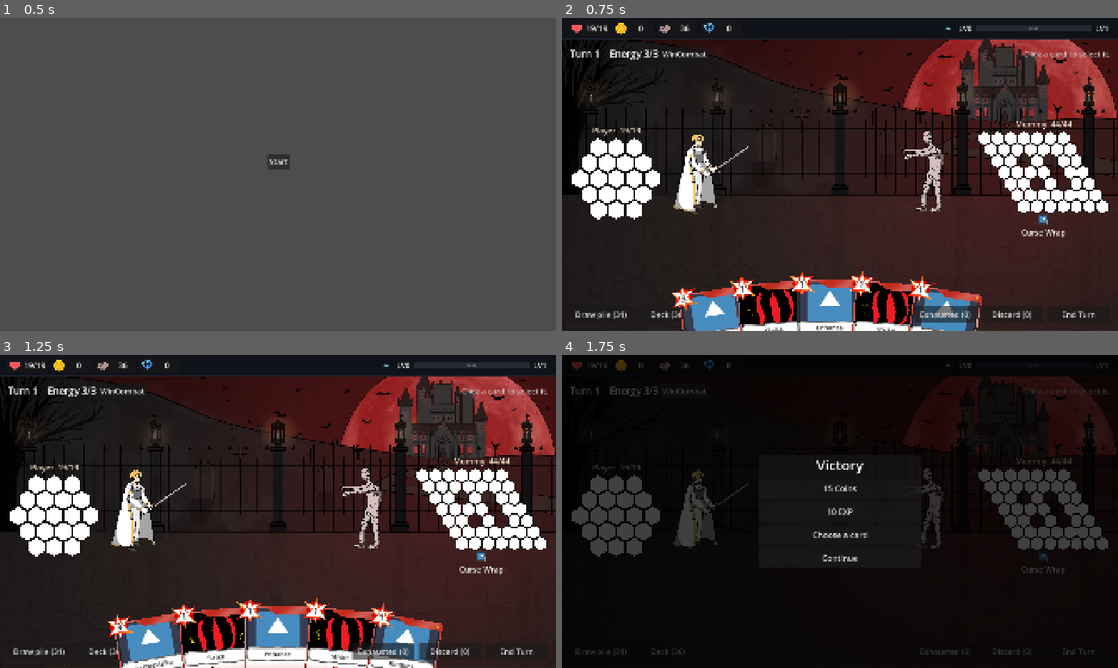
Above: before the commit, frames 1-4 (two rows, left to right).
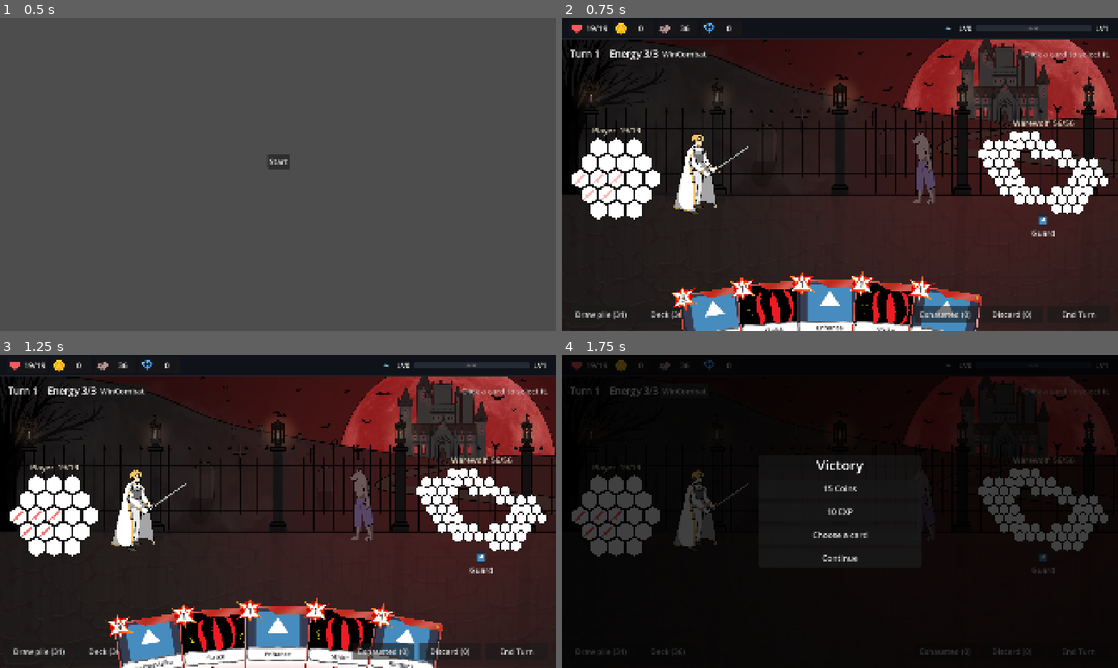
Above: after the commit, the same moments.

Repository: himaiayas/hex-sts
Game: Godot game, scene res://scenes/mainmenu.tscn
Two runs of this game, one before a commit and one after it. Both use one fixed random seed, a clock stepped at 60 frames per second and the inputs below. The engine's default icon, where the game draws it, is replaced by a stand-in: a white triangle on a blue panel in a dark square.
Inputs:
- Up to frame 1 (0.5 s): no input
- Up to frame 2 (0.75 s): click "Start" at 0.5 s
- Up to frame 3 (1.25 s): no input
- Up to frame 4 (1.75 s): click "WinCombat" at 1.25 s

Frame 1 is identical in both runs. In frame 2, 4.1% of the frame differs, in the area x 2-99%, y 32-71%; in frame 3, 4.1%; in frame 4, 2.9%.

Commit message:
feat: add Warewolf's Human and Wolf forms

Diff:
--- a/scripts/combat/combat_scene.gd
+++ b/scripts/combat/combat_scene.gd
@@ -632,6 +632,8 @@
 					self_intents.append(intent)
 		_enemy_views[i].intents = self_intents
 		_enemy_views[i].refresh()
+		if enemy:
+			_enemy_images[i].modulate = enemy.tint
 	_player_view.intents = player_intents
 	_set_aim(aim)
 	_player_view.refresh()
@@ -725,12 +727,12 @@
 
 ## The enemy being built, fought in every normal and elite room (and on F6) until it's done.
 ## null = the usual line-ups.
-static var testing: Script = Mummy
+static var testing: Script = Warewolf
 
 ## Each floor's monsters: NORMALS[0] / ELITES[0] are floor 1. Floors past the end reuse the last one.
 static var NORMALS: Array = [
 	[Slime, Goblin, Vermin, Hound, Ogre, MagicGolem, DarkElf, Griffin],
-	[Skeleton, Bat, Zombie, JackOLantern, LilGhost, Mummy],
+	[Skeleton, Bat, Zombie, JackOLantern, LilGhost, Mummy, Warewolf],
 ]
 static var ELITES: Array = [[Hydra], [Frangenstein]]
 
--- a/scripts/enemies/base_enemy.gd
+++ b/scripts/enemies/base_enemy.gd
@@ -4,6 +4,7 @@
 var sprite: Texture2D
 var idle_frames: Array[Texture2D] = []  # looped instead of sprite when set (bosses)
 var image_size := Vector2(300, 300)  # the sprite's slot in combat
+var tint := Color.WHITE  # multiplies the sprite, e.g. the Warewolf's Wolf form
 ## Where its moves' hit images play, in global coords at 1920x1080. Empty = over the target's grid.
 ## ponytail: fixed for 16:9; derive it from the sprites' positions if wider screens need it.
 var hit_vfx_area := Rect2()
--- a/scripts/enemies/enemy_check.gd
+++ b/scripts/enemies/enemy_check.gd
@@ -1,6 +1,6 @@
 extends SceneTree
 
-## Headless check for BaseEnemy / Slime / Goblin / Vermin / Hound / Ogre / Magic Golem / Dark Elf / Griffin / Hydra / Skeleton / Bat / Zombie / Frangenstein / Jack O Lantern / Lil Ghost / Mummy / Dragon / Dracula / Ramiel. Exit code = number of failures.
+## Headless check for BaseEnemy / Slime / Goblin / Vermin / Hound / Ogre / Magic Golem / Dark Elf / Griffin / Hydra / Skeleton / Bat / Zombie / Frangenstein / Jack O Lantern / Lil Ghost / Mummy / Warewolf / Dragon / Dracula / Ramiel. Exit code = number of failures.
 ## godot --headless --path . -s res://scripts/enemies/enemy_check.gd
 
 var _failures := 0
@@ -50,6 +50,7 @@
 	await _check_jack(combat)
 	await _check_lil_ghost(combat)
 	await _check_mummy(combat)
+	await _check_warewolf(combat)
 	await _check_dragon(combat)
 	await _check_dracula(combat)
 	await _check_ramiel(combat)
@@ -732,6 +733,57 @@
 			landed += 1
 	combat.playing = null
 	_check(landed == 2, "wrapped should halve the first card again next turn")
+
+
+
+func _check_warewolf(combat: CombatState) -> void:
+	var wolf := Warewolf.new()
+	combat.enemies = [wolf]
+	var player := combat.player
+
+	# Guard (Shield 10 + Hit 5, normal colour) -> Howl & Maul (Strength 1, then Hit 12, red), looped.
+	var names: Array[String] = []
+	for i in 4:
+		_heal(player)
+		_heal(wolf)
+		wolf.plan(combat)
+		var action := wolf.intent_actions[0]
+		names.append(action.action_name)
+		var hit := _covered(player, action.parts[0])
+		var strength := wolf.power_amount(StrengthPower)
+		_check(wolf.tint == (Warewolf.WOLF_TINT if action is WarewolfWolf else Color.WHITE), "warewolf tint doesn't match its form")
+		var full := action is WarewolfWolf
+		_check(wolf.power_amount(FullMoonPower) == int(full) and wolf.power_amount(NewMoonPower) == int(not full), "warewolf should have only %s" % ("Full Moon" if full else "New Moon"))
+		await wolf.take_turn(combat)
+		if action is WarewolfHuman:
+			_check(_cells_with(wolf, Enum.HealthTileEnum.SHIELDED) == WarewolfHuman.SHIELDS, "guard should shield 10")
+			_check(_cells_with(player, Enum.HealthTileEnum.DAMAGED) == hit.size(), "guard didn't damage what its intent showed")
+		else:
+			_check(wolf.power_amount(StrengthPower) == strength + WarewolfWolf.HOWL, "howl should give 1 Strength")
+			_check(hit.all(func(c: Vector2i) -> bool: return player.health[c].hp == Enum.HealthTileEnum.DAMAGED), "maul missed its intent")
+	_check(names == ["Guard", "Howl & Maul", "Guard", "Howl & Maul"], "warewolf order: %s" % [names])
+
+	# Wolf form: the first hit of each Attack card also hits 3 more tiles. Not in Human form, not other cards.
+	var cells: Array = wolf.health.keys()
+	_heal(wolf)
+	wolf.plan(combat)  # Guard: Human form
+	combat.playing = Strike.new()
+	wolf.damage_health_tile(combat, cells[0])
+	_check(_cells_with(wolf, Enum.HealthTileEnum.DAMAGED) == 1, "human form took extra hits")
+	wolf.plan(combat)  # Howl & Maul: Wolf form
+	combat.playing = Strike.new()
+	wolf.damage_health_tile(combat, cells[1])
+	wolf.damage_health_tile(combat, wolf.health.keys().filter(func(c: Vector2i) -> bool: return wolf.health[c].hp == Enum.HealthTileEnum.UNDAMAGED)[0])
+	_check(_cells_with(wolf, Enum.HealthTileEnum.DAMAGED) == 3 + FullMoonPower.EXTRA, "wolf form should add %d hits once per card" % FullMoonPower.EXTRA)
+	var before := _cells_with(wolf, Enum.HealthTileEnum.DAMAGED)
+	combat.playing = ShieldPlayer.new()
+	wolf.damage_health_tile(combat, wolf.health.keys().filter(func(c: Vector2i) -> bool: return wolf.health[c].hp == Enum.HealthTileEnum.UNDAMAGED)[0])
+	_check(_cells_with(wolf, Enum.HealthTileEnum.DAMAGED) == before + 1, "wolf form took extra hits from a non-Attack card")
+	combat.playing = Strike.new()
+	wolf.damage_health_tile(combat, wolf.health.keys().filter(func(c: Vector2i) -> bool: return wolf.health[c].hp == Enum.HealthTileEnum.UNDAMAGED)[0])
+	combat.playing = null
+	_check(_cells_with(wolf, Enum.HealthTileEnum.DAMAGED) == before + 2 + FullMoonPower.EXTRA, "a new Attack card should add the extra hits again")
+	_check(not FullMoonPower.new().show_amount and not NewMoonPower.new().show_amount, "moon badges shouldn't show an amount")
 
 
 
--- a/scripts/enemies/floor_2/warewolf/warewolf.gd
+++ b/scripts/enemies/floor_2/warewolf/warewolf.gd
@@ -1,7 +1,11 @@
 class_name Warewolf
 extends BaseEnemy
 
-## Floor 2, Normal.
+## Floor 2, Normal. Human (Guard) and Wolf (Howl & Maul) take turns. Its form is the one in its intent:
+## New Moon in Human form, Full Moon in Wolf form, where it's red and every Attack card hits it harder.
+## ponytail: Wolf form is the art tinted red until there's Human art; then swap idle_frames instead.
+
+const WOLF_TINT := Color(1.0, 0.45, 0.45)
 
 
 func _init() -> void:
@@ -18,4 +22,17 @@
 	]
 	super("Warewolf", CombatUnit.make_hex_health(coords))
 	sprite = preload("res://assets/enemies/floor_2/warewolf.png")
-	actions = []
+	actions = [WarewolfHuman.new(), WarewolfWolf.new()]
+	p1_cycle = [0, 1]
+	statuses.append(NewMoonPower.new())
+
+
+## Swaps New Moon / Full Moon to match the planned form; the new badge flashes.
+func plan(combat: CombatState) -> void:
+	super(combat)
+	var wolf := not intent_actions.is_empty() and intent_actions[0] is WarewolfWolf
+	tint = WOLF_TINT if wolf else Color.WHITE
+	if power_amount(FullMoonPower if wolf else NewMoonPower) > 0:
+		return
+	statuses.assign(statuses.filter(func(p: BaseEffect) -> bool: return not (p is FullMoonPower or p is NewMoonPower)))
+	add_power(combat, FullMoonPower.new() if wolf else NewMoonPower.new())
--- /dev/null
+++ b/scripts/enemies/floor_2/warewolf/warewolf_human.gd
@@ -0,0 +1,22 @@
+class_name WarewolfHuman
+extends EnemyHit
+
+## Human form: Block 10 + Hit 5. Shields 10 random tiles of its own, then claws 5 player tiles.
+
+const SHIELDS := 10
+
+
+func _init() -> void:
+	var claw: Array[BaseActionTile] = [
+		DamageTile.new(Vector2i(-1, 0)),
+		DamageTile.new(Vector2i(0, 0)),
+		DamageTile.new(Vector2i(1, 0)),
+		DamageTile.new(Vector2i(-1, 1)),
+		DamageTile.new(Vector2i(0, 1)),
+	]
+	super("Guard", "Shield 10 random tiles of its own, then hit 5 tiles.", claw)
+
+
+func execute(combat: CombatState, owner: CombatUnit) -> void:
+	await inflict_random_own(combat, owner, ShieldTile.new(Vector2i.ZERO), SHIELDS)
+	await super(combat, owner)
--- /dev/null
+++ b/scripts/enemies/floor_2/warewolf/warewolf_wolf.gd
@@ -0,0 +1,20 @@
+class_name WarewolfWolf
+extends EnemyHit
+
+## Wolf form: Howl (gain 1 Strength), then Hit 12 in a 3 x 4 block.
+
+const HOWL := 1
+
+
+func _init() -> void:
+	var maul: Array[BaseActionTile] = []
+	for r in 3:
+		for q in 4:
+			maul.append(DamageTile.new(Vector2i(q - floori(r / 2.0), r)))  # rows line up, not slant
+	super("Howl & Maul", "Gain 1 Strength, then hit 12 tiles in a 3x4 block.", maul)
+
+
+func execute(combat: CombatState, owner: CombatUnit) -> void:
+	owner.add_power(combat, StrengthPower.new(HOWL))
+	await combat.flush()
+	await super(combat, owner)
Not shown, added: scripts/enemies/floor_2/warewolf/warewolf_human.gd.uid
Not shown, added: scripts/enemies/floor_2/warewolf/warewolf_wolf.gd.uid
